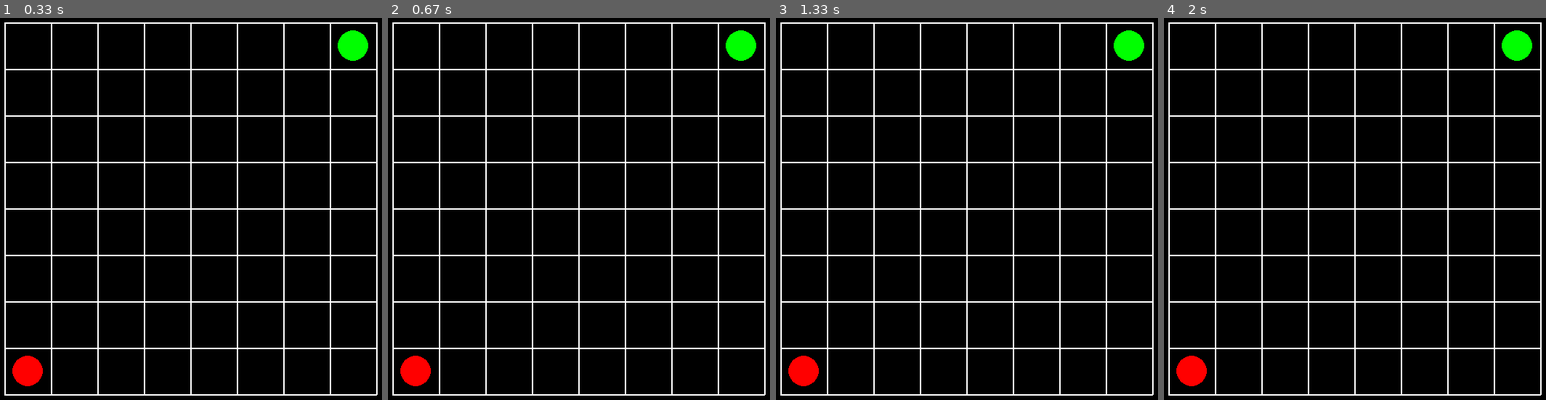
Above: before the commit, frames 1-4 (left to right).
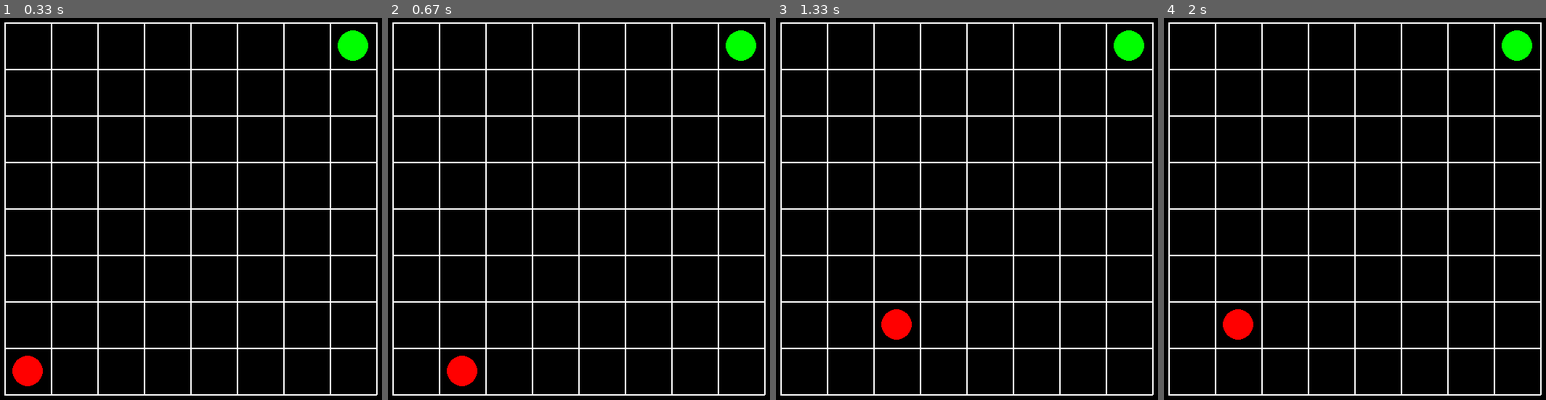
Above: after the commit, the same moments.

Repository: slashmonkey0/Unseen-maze-a-game-using-pygame-
Game: pygame game, started from main.py
Two runs of this game, one before a commit and one after it. Both use one fixed random seed, a clock stepped at 60 frames per second and the inputs below.
Inputs:
- Up to frame 1 (0.33 s): no input
- Up to frame 2 (0.67 s): hold D from 0.33 s (still down)
- Up to frame 3 (1.33 s): release D at 0.8 s; hold W 0.83-1.13 s; hold D from 1.17 s (still down)
- Up to frame 4 (2 s): release D at 1.63 s; hold A from 1.67 s (still down)

Frame 1 is identical in both runs. In frame 2, 1.0% of the frame differs, in the area x 3-24%, y 88-97%; in frame 3, 1.0%; in frame 4, 1.0%.

Commit message:
Refactor maze_seeker and add movement controls
Refactor maze_seeker class to include movement logic and update drawing methods. Implement keyboard controls for player movement.

Diff:
--- a/main.py
+++ b/main.py
@@ -3,19 +3,18 @@
 class maze_seeker:
     x=0
     y=0
-    def __init__(self,x,y):
+    def draw(self,surface,x,y):
         self.x=x
         self.y=y
-    def draw(self,surface):
         pygame.draw.circle(surface,(255,0,0),(self.x,self.y),21)
 
-    def move(self,dx,dy):
-        if dx>576 or dx<64:
-            return
-        if dy>576 or dy<64:
-            return
+    def draw_move(self,surface,dx,dy):
         self.x+=dx
         self.y+=dy
+        if self.x<64 or self.x>576 or self.y<64 or self.y>576:
+            return [self.x-dx,self.y-dy]
+        self.draw(surface,self.x,self.y)
+        return [self.x,self.y]
 
 def draw_grid(surface):
     start_x=64
@@ -38,9 +37,9 @@
 def draw_destination(surface,x,y):
     pygame.draw.circle(surface,(0,255,0),(x,y),21)
 
-seeker= maze_seeker(96,544)
-seeker.draw(wn)
-
+seeker= maze_seeker()
+seeker.draw(wn,96,544)
+newPosition=[96,544]
 running=True
 draw_grid(wn)
 draw_destination(wn,544,96)
@@ -49,6 +48,24 @@
     for event in pygame.event.get():
         if event.type==pygame.QUIT:
             running=False
+        if event.type == pygame.KEYDOWN:
+            if event.key == pygame.K_w:
+                newPosition=seeker.draw_move(wn,0,-64)
+                print("W pressed once")
+            if event.key == pygame.K_a:
+                newPosition=seeker.draw_move(wn,-64,0)
+                print("A pressed once")
+            if event.key == pygame.K_s:
+                newPosition=seeker.draw_move(wn,0,64)
+                print("S pressed once")
+            if event.key == pygame.K_d:
+                newPosition=seeker.draw_move(wn,64,0)
+                print("D pressed once")
+    wn.fill((0, 0, 0))        # Clear screen
+    draw_grid(wn) # Redraw grid
+    draw_destination(wn,544,96)
+    seeker.draw(wn,newPosition[0],newPosition[1])           # Redraw player
+    pygame.display.update()   # Update screen
 
 
 
